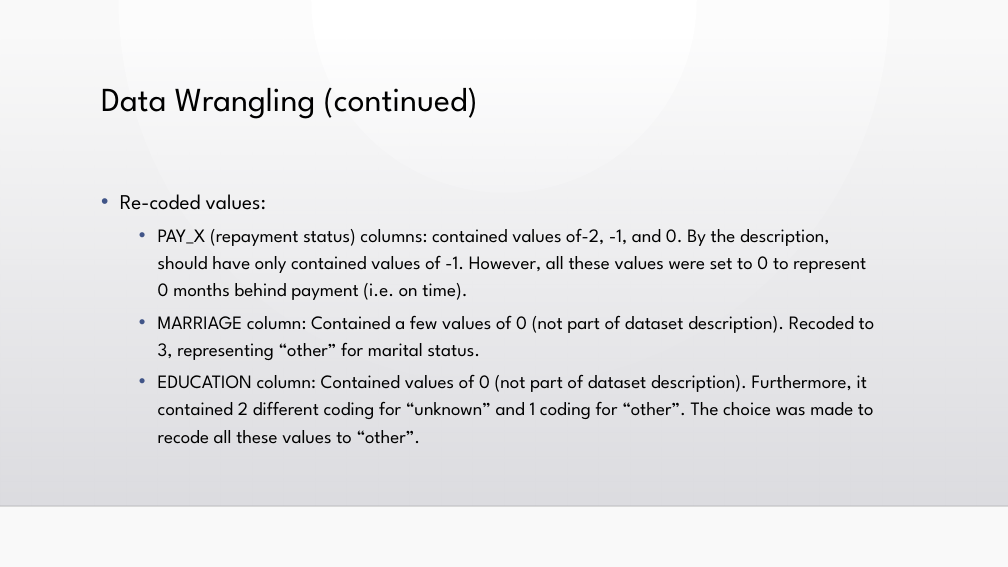
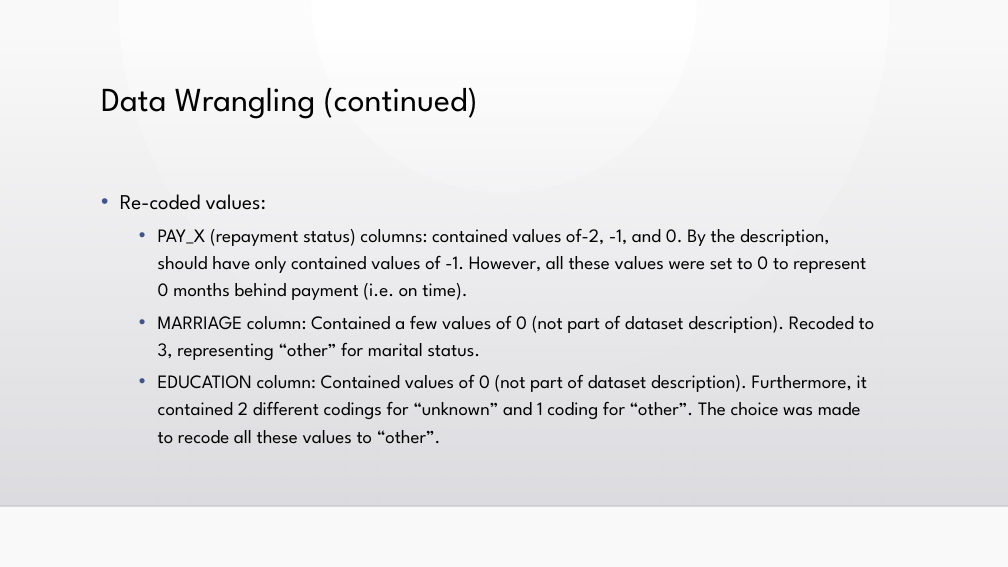
Before and after one commit to gblinick/Predicting-Credit-Card-Default-in-sci-kit-learn, a slide deck: slide 7 of Final Report/Predicting Credit Card Default with scikit-learn.pptx. Drawn at 1008x567 pixels with LibreOffice and Linux fonts; fonts in the diff are those of the drawing; background and template pictures are left out. Boxes give left, top, right and bottom in pixels: in the first picture for what was removed or moved away, otherwise in the second. Text is boxed around its words. In the diff, an @@ line names an element or a change of style, - is before the commit and + after.

```diff
--- a/Final Report/Predicting Credit Card Default with scikit-learn.pptx
+++ b/Final Report/Predicting Credit Card Default with scikit-learn.pptx
@@ text at (158, 374, 867, 444): text changed @@
-  • EDUCATION column: Contained values of 0 (not part of dataset description). Furthermore, it contained 2 different coding for “unknown” and 1 coding for “other”. The choice was made to recode all these values to “other”.
+  • EDUCATION column: Contained values of 0 (not part of dataset description). Furthermore, it contained 2 different codings for “unknown” and 1 coding for “other”. The choice was made to recode all these values to “other”.
```
Also in this commit, not shown: 5 other slides changed, 2 other files.
